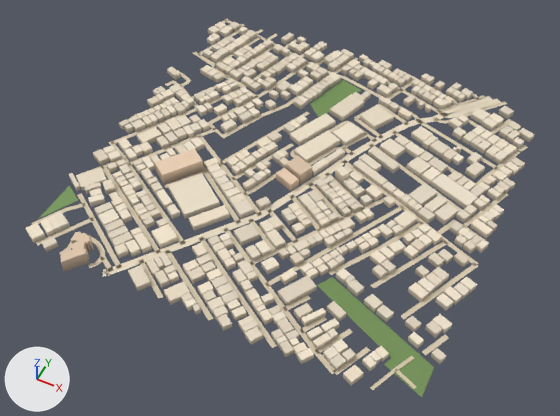
Two versions of the glTF model public/assets/bengaluru-region-v1/tiles/t14_9-l0.glb, one commit apart.
Camera for both pictures: a 50 mm camera at (7543.0, 4108.0, 717.0) aimed at (7246.0, 4701.0, -24.0). Every picture has the same lights, and +X, +Y and +Z are marked at lower left. The older version comes first. Vertices at exactly the same position are counted once.

In view in the first picture: 'building', 'ground'.
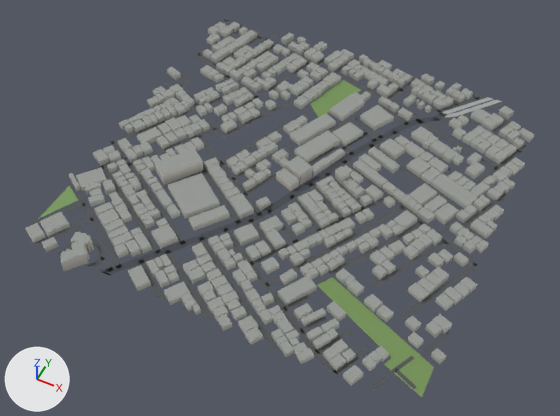
Diff of the bpy script that builds the scene:
```diff
--- a/public/assets/bengaluru-region-v1/tiles/t14_9-l0.glb.py
+++ b/public/assets/bengaluru-region-v1/tiles/t14_9-l0.glb.py
@@ me_building @@
 # used by ob_building; location = (7000.0, 4500.0, 0.0)
-me_building.from_pydata(...)  # 5114 vertices, 6428 faces; spans x -10.0..509.0, y -18.0..506.0, z 0.0..18.0
+me_building.from_pydata(...)  # 5114 vertices, 7738 faces; spans x -10.0..509.0, y -18.0..506.0, z 0.0..18.0
+# me_building part 1: 6428 kept faces spanning x -10.0..509.0, y -18.0..506.0, z 0.0..18.0 get new vertex colours; the middle colour goes from pale yellow #d8ccb8 to light grey #c6c8c0
 me_building.materials.append(mat_building)
@@ me_ground @@
 # used by ob_ground; location = (7000.0, 4500.0, 0.0)
 # verts and faces of me_ground; kept vertices keep their numbers, new ones are numbered from 952
 # before: 26 (304.0, 349.0, 1.0) at pixel (367, 136), 27 (298.0, 355.0, 1.0) at pixel (365, 132), 36 (276.0, 306.0, 1.0) at pixel (335, 149), 37 (270.0, 309.0, 1.0) at pixel (332, 147), 44 (251.0, 259.0, 1.0)
 # before: 45 (253.0, 265.0, 1.0) at pixel (306, 163), 46 (227.0, 269.0, 1.0) at pixel (290, 155), 47 (230.0, 275.0, 1.0) at pixel (294, 153), 49 (231.0, 275.0, 1.0) at pixel (294, 153), 50 (225.0, 278.0, 1.0) at pixel (291, 150)
 # before: 51 (231.0, 276.0, 1.0) at pixel (294, 153)
-me_ground.from_pydata(...)  # 952 vertices, 777 faces; spans x -3.0..503.0, y -4.0..503.0, z 1.0
+me_ground.from_pydata(...)  # 976 vertices, 801 faces; spans x 0.0..500.0, y 0.0..500.0, z 1.0
+# me_ground part 2: the loose piece of 10 vertices spanning x 376.0..434.0, y 434.0..503.0, z 1.0 is rebuilt with 12 vertices and now spans x 377.0..434.0, y 434.0..500.0, z 1.0
+# me_ground part 3: the loose piece of 10 vertices spanning x 379.0..446.0, y 430.0..503.0, z 1.0 is rebuilt with 12 vertices and now spans x 380.0..446.0, y 432.0..500.0, z 1.0
+# me_ground part 4
+delete_faces([(46, 49, 47)])
+verts[27] = (300.0, 356.0, 1.0)  # moved, pixel (366, 132)
+verts[26] = (302.0, 348.0, 1.0)  # moved, pixel (366, 136)
+verts[37] = (271.0, 309.0, 1.0)  # moved, pixel (333, 146)
+verts[44] = (252.0, 259.0, 1.0)  # moved
+verts[36] = (275.0, 305.0, 1.0)  # moved, pixel (335, 150)
+verts[45] = (252.0, 265.0, 1.0)  # moved, pixel (306, 163)
+verts[47] = (231.0, 274.0, 1.0)  # moved, pixel (294, 154)
+verts[46] = (227.0, 270.0, 1.0)  # moved, pixel (290, 155)
+verts[51] = (231.0, 276.0, 1.0)  # moved, pixel (295, 152)
+verts[50] = (225.0, 277.0, 1.0)  # moved, pixel (291, 151)
+faces += [(46, 47, 49)]
+# me_ground part 5
+# 54 vertices are removed from x -3.0..503.0, y -4.0..503.0, z 1.0
+# 64 faces are deleted
+# 4 vertices in x 1.0..200.0, y 38.0..356.0, z 1.0 move by (-1.0, 1.0, 0.0)
+# 4 vertices in x -1.0..96.0, y 183.0..393.0, z 1.0 move by (1.0, -1.0, 0.0)
+# 3 vertices in x 35.0..228.0, y 499.0, z 1.0 move by (-6.0, 1.0, 0.0)
+# 3 vertices in x 171.0..292.0, y 15.0..34.0, z 1.0 move by (6.0, -4.0, 0.0)
+# 3 vertices in x -1.0..128.0, y 265.0..495.0, z 1.0 move by (1.0, 0.0, 0.0)
+# 3 vertices in x 1.0..460.0, y 253.0..501.0, z 1.0 move by (-1.0, -1.0, 0.0)
+# 34 vertices move from x -3.0..503.0, y -3.0..503.0, z 1.0 to x 0.0..500.0, y 0.0..500.0, z 1.0
+# 74 vertices are added at x 0.0..500.0, y 0.0..500.0, z 1.0
+# 84 new faces join them
+# me_ground part 6: 644 kept faces spanning x 0.0..500.0, y 0.0..500.0, z 1.0 get new vertex colours; the middle colour goes from beige #d7c9ae to dark grey #535556
+# other edits to the shape of me_ground do not show in these pictures
 me_ground.materials.append(mat_ground)
```

Pixel boxes [x1, y1, x2, y2] of what changed, in the pictures (560 x 416 px; the box of a moved part takes in the faces that stretch with it):
part 1 of me_building, recoloured (darker)
    both: [25, 22, 535, 385]
part 2 of me_ground, rebuilt (14% shorter)
    before: [441, 96, 492, 117]
    after: [441, 97, 493, 115]
part 3 of me_ground, rebuilt (10% shorter)
    before: [443, 99, 501, 118]
    after: [443, 100, 502, 117]
part 4 of me_ground, moved or reshaped
    both: [290, 132, 372, 158]
part 5 of me_ground, moved or reshaped
    both: [32, 19, 528, 390]
part 6 of me_ground, recoloured
    both: [32, 19, 523, 389]
